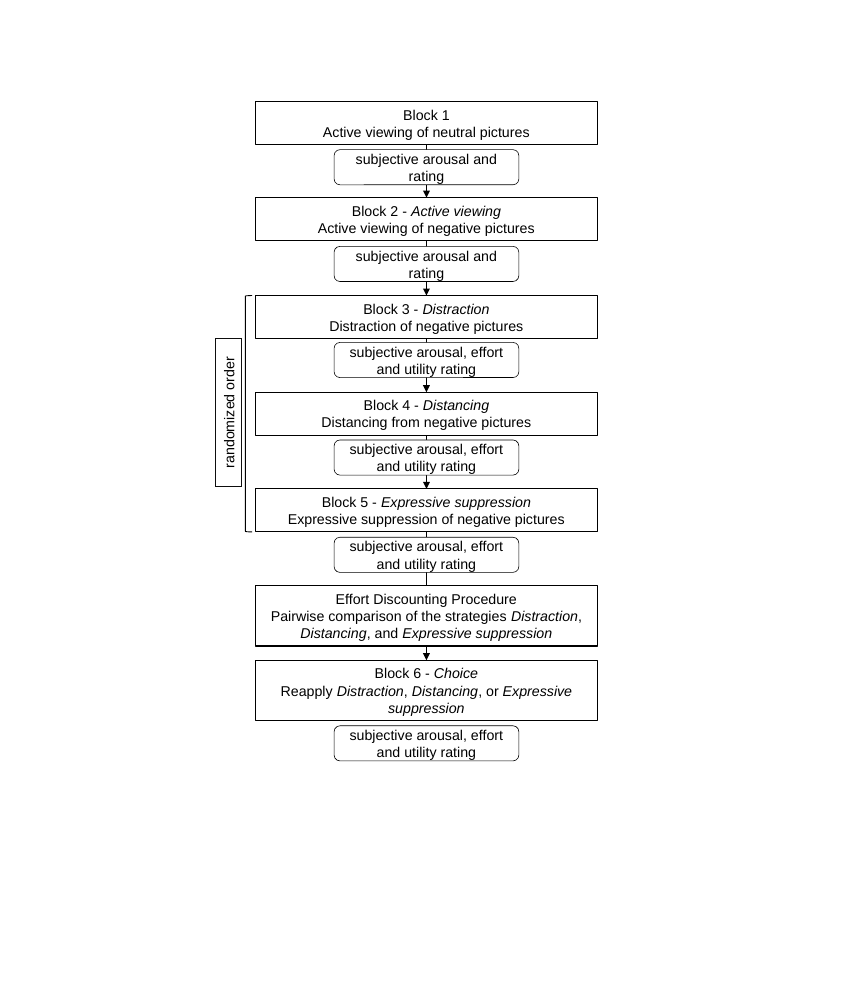
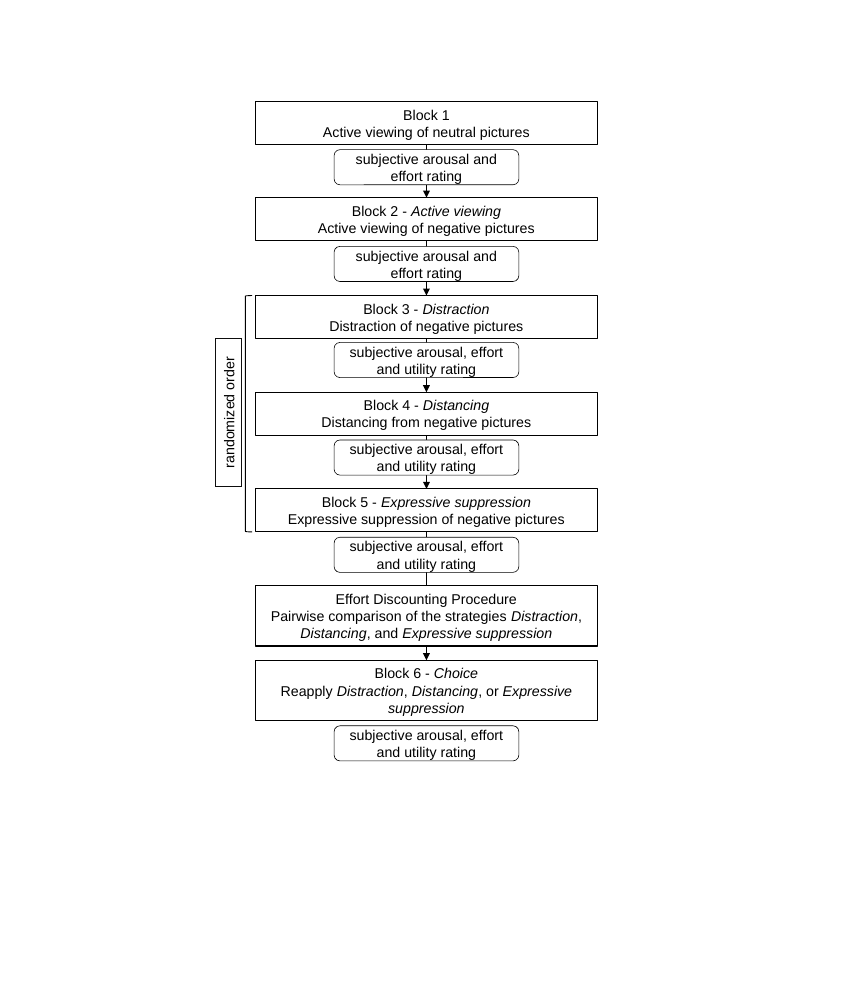
Before and after one commit to ChScheffel/CAD, a slide deck: slide 1 of 06_Paper/ER-ED/ERED_Stage2/figures/Design_ER-ED.pptx. Drawn at 853x1008 pixels with LibreOffice and Linux fonts; fonts in the diff are those of the drawing. Boxes give left, top, right and bottom in pixels: in the first picture for what was removed or moved away, otherwise in the second. Text is boxed around its words. In the diff, an @@ line names an element or a change of style, - is before the commit and + after.

```diff
--- a/06_Paper/ER-ED/ERED_Stage2/figures/Design_ER-ED.pptx
+++ b/06_Paper/ER-ED/ERED_Stage2/figures/Design_ER-ED.pptx
@@ text in rounded rectangle at (356, 153, 497, 185): text changed @@
-subjective arousal and rating
+subjective arousal and effort rating
@@ text in rounded rectangle at (356, 250, 497, 281): text changed @@
-subjective arousal and rating
+subjective arousal and effort rating
```
Also in this commit, not shown: 1 other file.
